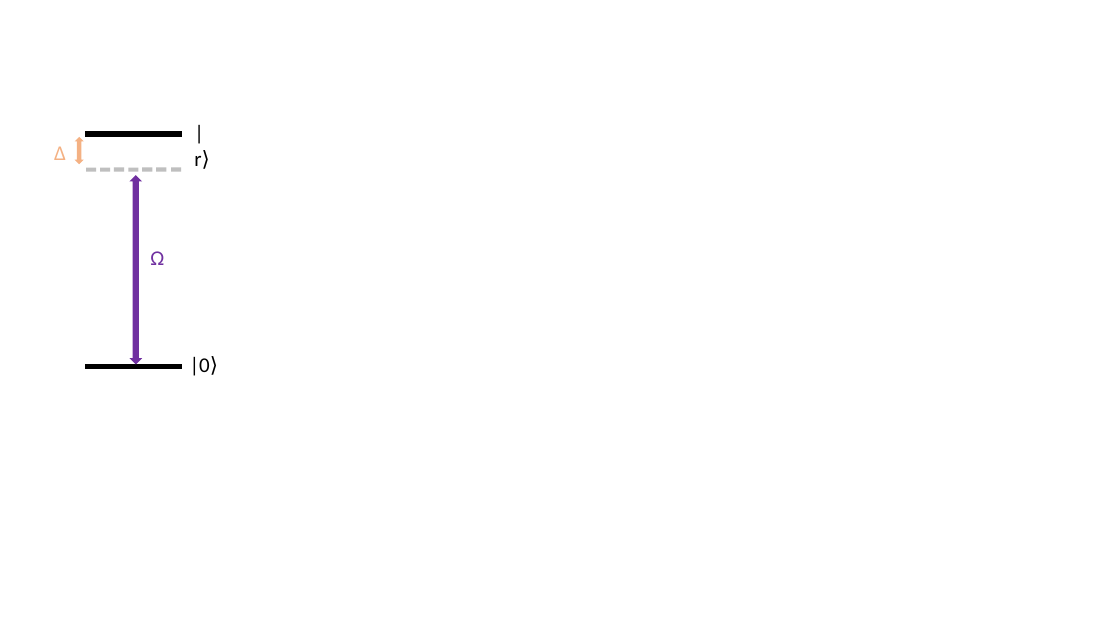
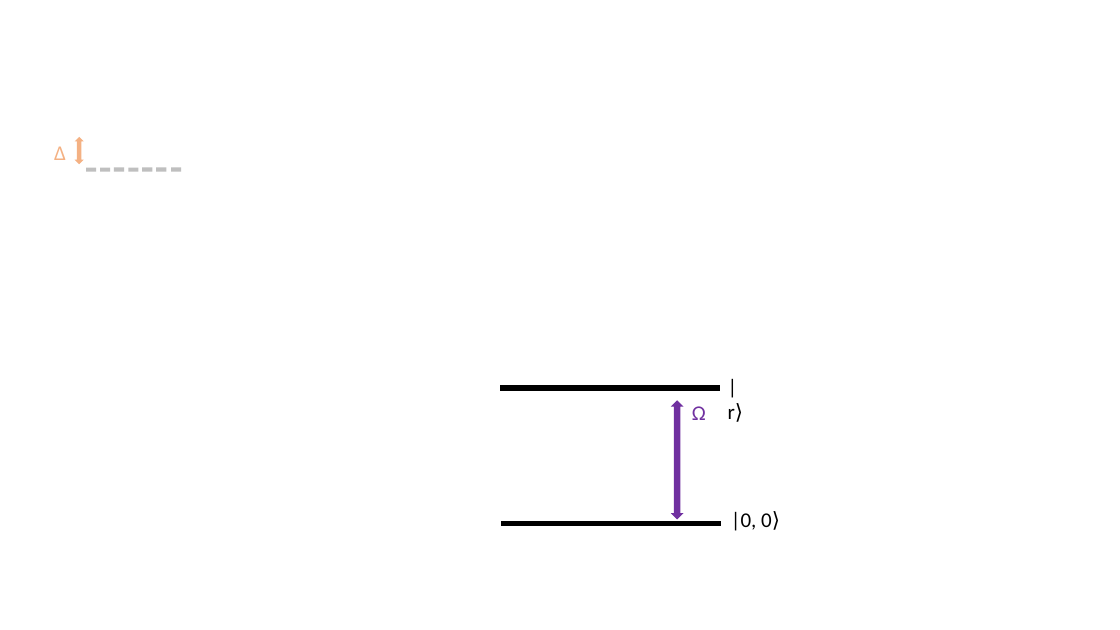
Before and after one commit to oliverlind/L4ProgressGUI, a slide deck: slide 6 of Diagram Powerpoints/Two atoms and energy levels.pptx (slide 2 before the commit). Drawn at 1120x630 pixels with LibreOffice and Linux fonts; fonts in the diff are those of the drawing. Boxes give left, top, right and bottom in pixels: in the first picture for what was removed or moved away, otherwise in the second. Text is boxed around its words. In the diff, an @@ line names an element or a change of style, - is before the commit and + after.

```diff
--- a/Diagram Powerpoints/Two atoms and energy levels.pptx
+++ b/Diagram Powerpoints/Two atoms and energy levels.pptx
@@ rectangle removed at <box>86,365,181,369</box> @@
@@ rectangle: place and size @@
-rectangle at <box>86,132,181,136</box>
+rectangle at <box>501,386,720,390</box>
@@ text "|r⟩": place and size @@
-text "|r⟩" at <box>194,150,209,169</box>
+text "|r⟩" at <box>728,403,743,422</box>
@@ up down arrow: place and size @@
-up down arrow at <box>129,175,142,364</box>
+up down arrow at <box>671,401,684,520</box>
@@ text "Ω": place and size @@
-text "Ω" at <box>150,251,164,265</box>
+text "Ω" at <box>692,406,706,420</box>
@@ rectangle added at <box>502,522,721,526</box>, fill #000000, outline #000000 1 pt @@
@@ text at <box>731,511,780,531</box>: text changed @@
-|0⟩
+|0, 0⟩
```
Also in this commit, not shown: 5 slides added, 10 other files.
